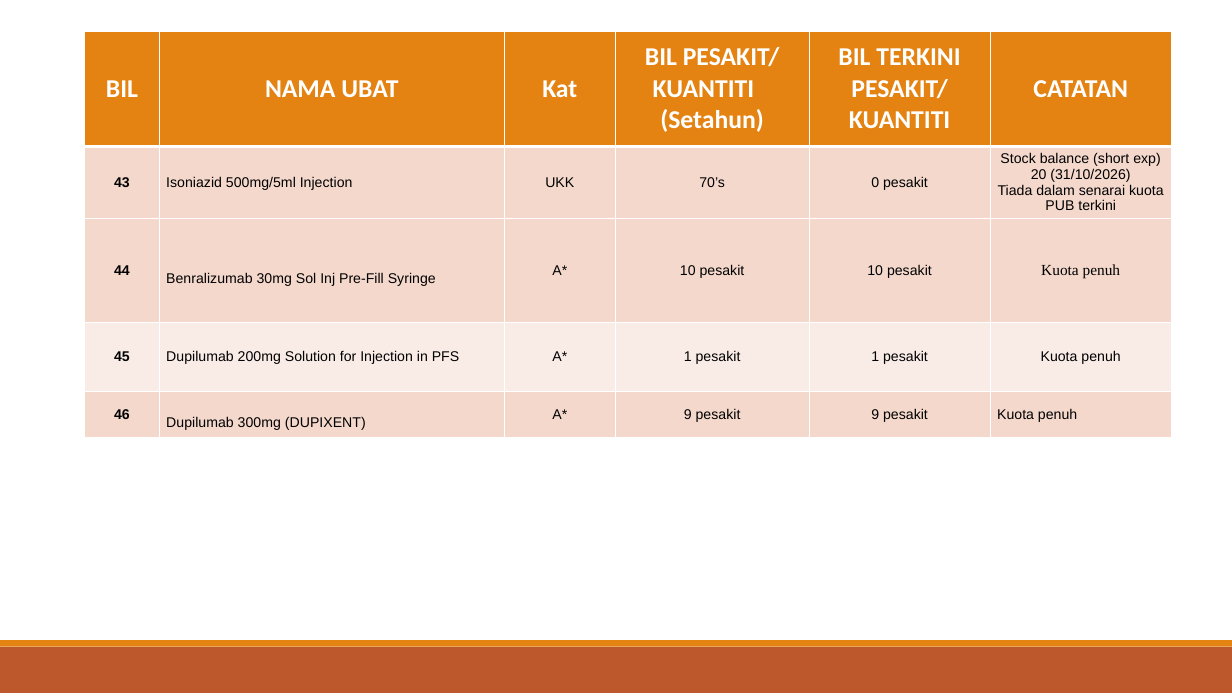
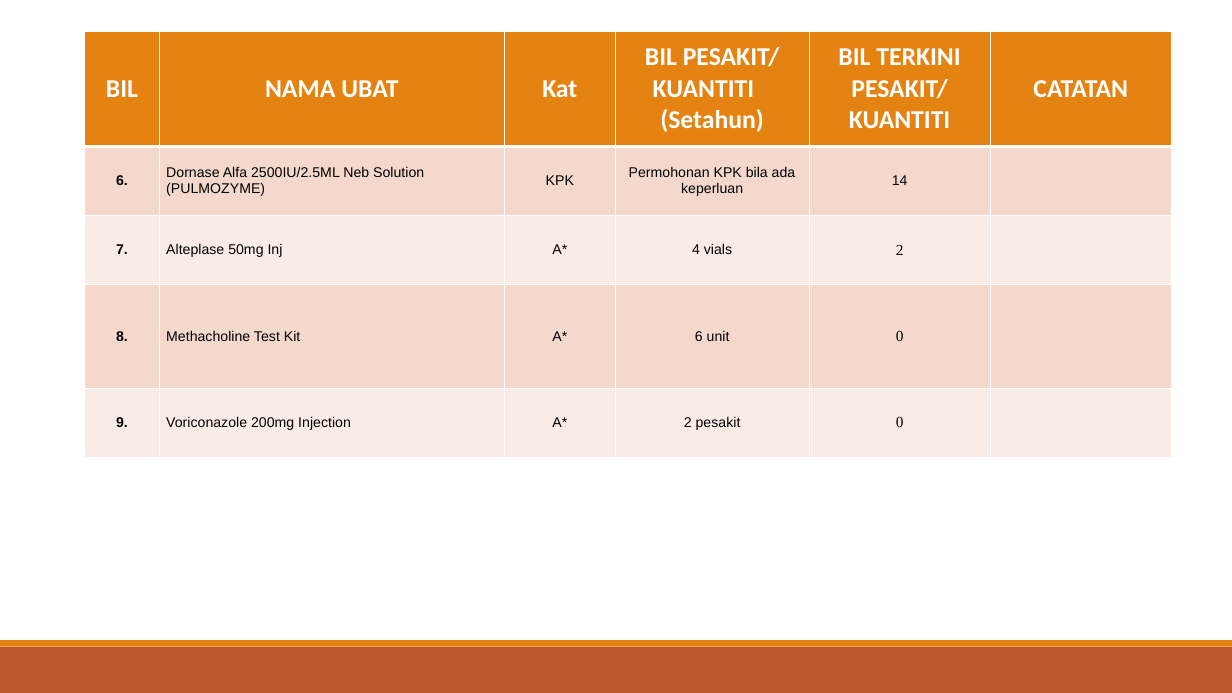
Before and after one commit to JooSzeHao/PUB-Kuota-Discussion, a slide deck: slide 7 of slides/Slide_Pre_JKUT_PULMONOLOGI_Feb_2026_UPDATED.pptx (slide 9 before the commit). Drawn at 1232x693 pixels with LibreOffice and Linux fonts; fonts in the diff are those of the drawing. Boxes give left, top, right and bottom in pixels: in the first picture for what was removed or moved away, otherwise in the second. Text is boxed around its words. In the diff, an @@ line names an element or a change of style, - is before the commit and + after.

```diff
--- a/slides/Slide_Pre_JKUT_PULMONOLOGI_Feb_2026_UPDATED.pptx
+++ b/slides/Slide_Pre_JKUT_PULMONOLOGI_Feb_2026_UPDATED.pptx
@@ table at (x1=85, y1=31, x2=1172, y2=505) @@
-row 2: 43 | Isoniazid 500mg/5ml Injection | UKK | 70’s | 0 pesakit | Stock balance (short exp) / 20 (31/10/2026) / Tiada dalam senarai kuota PUB terkini
+row 2: 6. | Dornase Alfa 2500IU/2.5ML Neb Solution / (PULMOZYME) | KPK | Permohonan KPK bila ada keperluan | 14 | 
-row 3: 44 | Benralizumab 30mg Sol Inj Pre-Fill Syringe | A* | 10 pesakit | 10 pesakit | Kuota penuh
+row 3: 7. | Alteplase 50mg Inj | A* | 4 vials | 2 | 
-row 4: 45 | Dupilumab 200mg Solution for Injection in PFS | A* | 1 pesakit | 1 pesakit | Kuota penuh
+row 4: 8. | Methacholine Test Kit | A* | 6 unit | 0 | 
-row 5: 46 | Dupilumab 300mg (DUPIXENT) | A* | 9 pesakit | 9 pesakit | Kuota penuh
+row 5: 9. | Voriconazole 200mg Injection | A* | 2 pesakit | 0 | 
@@ fill #F5D9CC to #FAEDE7 in 12 cells @@
@@ fill #FAEDE7 to #F5D9CC in row 4 @@
```
Also in this commit, not shown: 4 other slides changed, 1 slide added, 3 slides removed.
